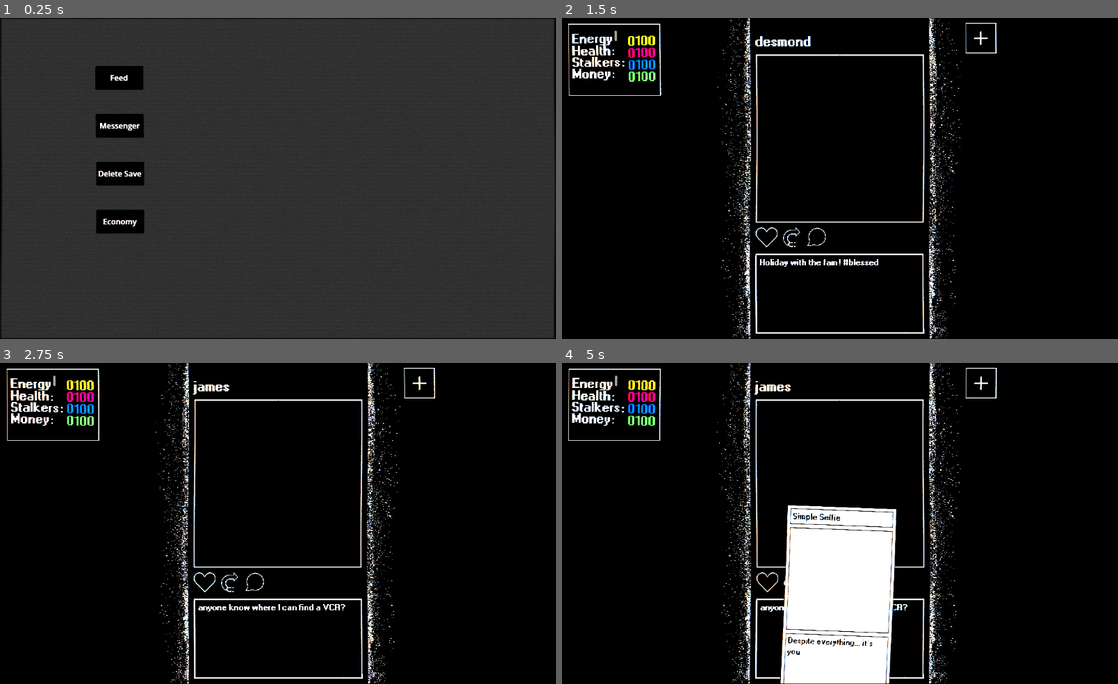
Above: before the commit, frames 1-4 (two rows, left to right).
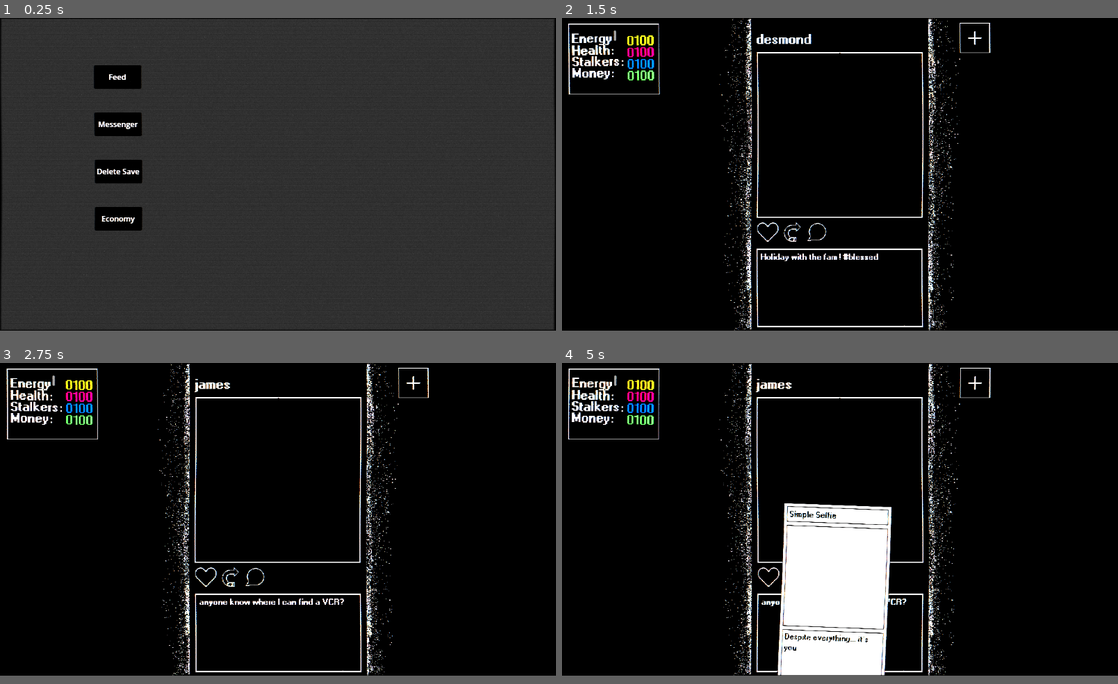
Above: after the commit, the same moments.

Repository: AdamCMunro/social-game
Game: Godot game, scene res://main.tscn
Two runs of this game, one before a commit and one after it. Both use one fixed random seed, a clock stepped at 60 frames per second and the inputs below.
Inputs (mouse positions are in pixels of both pictures, inside the frame that each line leads up to):
- Up to frame 1 (0.25 s): no input
- Up to frame 2 (1.5 s): click "Feed" at 0.5 s; tap Enter at 1.25 s; move the mouse to (840, 178) at 1.27 s; click (840, 178) at 1.42 s
- Up to frame 3 (2.75 s): move the mouse to (278, 523) at 2.02 s; hold Down from 2.03 s (still down); click (278, 523) at 2.17 s
- Up to frame 4 (5 s): move the mouse to (840, 523) at 2.77 s; release Down at 2.78 s; click (840, 523) at 2.92 s; move the mouse to (979, 382) at 3.52 s; click (979, 382) at 3.67 s; move the mouse to (840, 613) at 4.27 s; hold Down from 4.28 s (still down); click (840, 613) at 4.42 s
In our replay, the window is 800x462 before the commit and 800x450 after it. These sizes can differ from the game's own. Grey fills any space a smaller window leaves; there, only what the larger window draws over its background counts as a difference.

The runs differ from the first frame. In frame 1, 1.5% of the frame differs, in the area x 0-100%, y 2-100%; in frame 2, 8.1%; in frame 3, 8.1%; in frame 4, 9.7%, in the area x 1-79%, y 0-100%.

Commit message:
upscaled resolution

Diff:
--- a/social-game/feed.gd
+++ b/social-game/feed.gd
@@ -149,7 +149,7 @@
 		_reset_post(next_post)
 		var tween = _move_posts(current_post, next_post)
 		await tween.finished
-		_effect_stats()
+		await _affect_stats()
 		if current_post_index + 1 < post_array.size() - 1:
 			_recycle_posts()
 		elif current_post_index + 1 == post_array.size() - 1:
@@ -369,7 +369,7 @@
 	push_error("Failed to parse JSON, or the root is not an Array.")
 	return []
 
-func _effect_stats():
+func _affect_stats():
 	var stats = _get_current_post_data().stats
 
 	if stats.energy != 0:
@@ -386,6 +386,8 @@
 
 	if stats.money != 0:
 		_change_stat("money", stats.money)
+
+	return true
 
 
 
--- a/social-game/project.godot
+++ b/social-game/project.godot
@@ -21,10 +21,11 @@
 
 [display]
 
-window/size/viewport_width=1160
-window/size/viewport_height=670
+window/size/viewport_width=1920
+window/size/viewport_height=1080
 window/stretch/mode="viewport"
 window/stretch/aspect="expand"
+window/stretch/scale=1.63
 
 [input]
 
